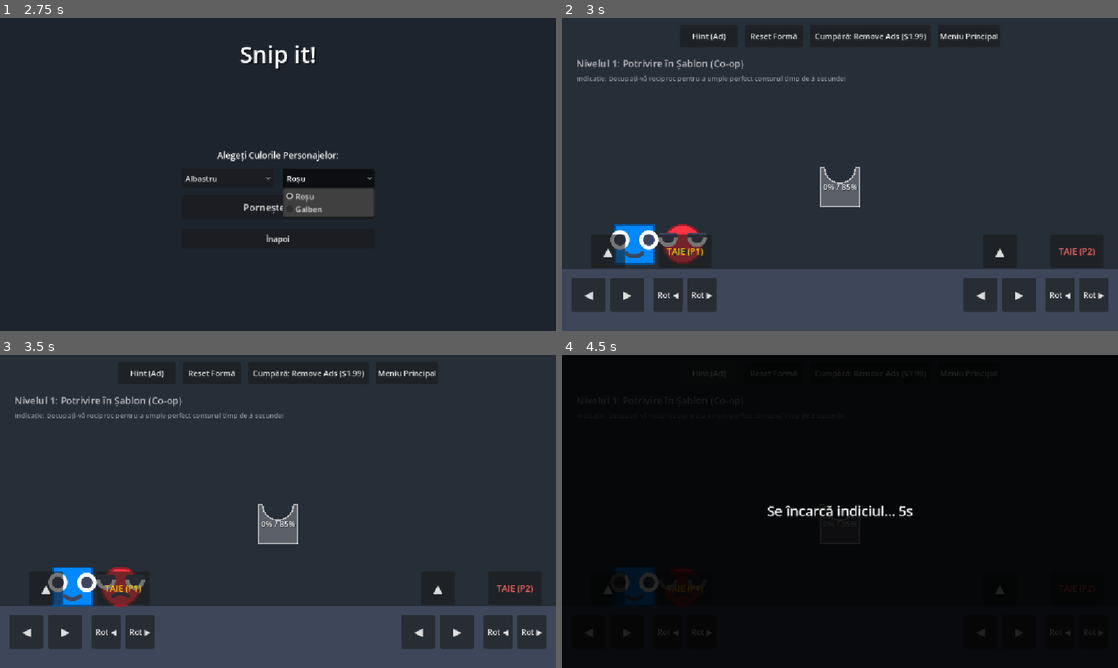
Above: before the commit, frames 1-4 (two rows, left to right).
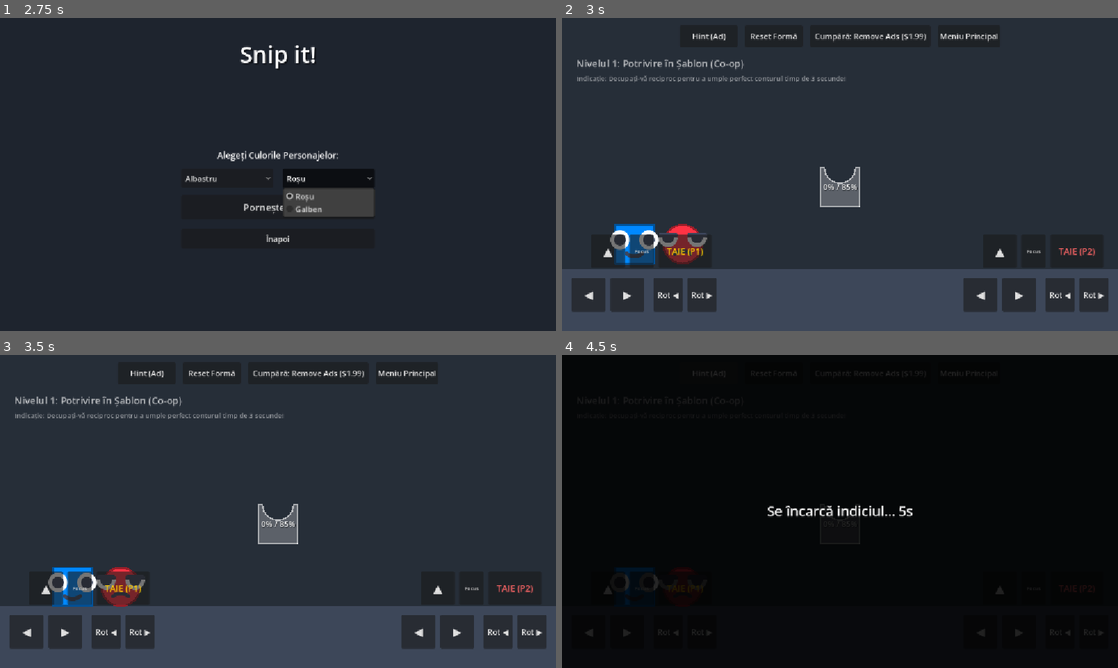
Above: after the commit, the same moments.

Repository: notfresh11/Snip-it-
Game: Godot game, scene res://src/ui/LobbyMenu.tscn
The game is run twice, just before and just after one commit, with the same random seed, the same clock (stepped at 60 frames per second) and the same inputs.
Inputs (mouse positions are in pixels of both pictures, inside the frame that each line leads up to):
- Up to frame 1 (2.75 s): click "Local Co-op (1 Ecran)" at 0.5 s; click "Albastru" at 1.25 s; click "Roșu" at 2 s
- Up to frame 2 (3 s): click "Pornește Jocul!" at 2.75 s
- Up to frame 3 (3.5 s): no input
- Up to frame 4 (4.5 s): click (639, 589) at 3.5 s, where only the run after the commit has a clickable "Focus"; click "Hint (Ad)" at 4.25 s

Frame 1 is identical in both runs. In frame 2, 0.5% of the frame differs, in the area x 12-87%, y 69-79%; in frame 3, 0.5%, in the area x 12-87%, y 69-80%; in frame 4, less than 0.1%.

Commit message:
Feature: Implement hold-to-Focus collision toggle, real-time overlap highlighter, dynamic 'Square bitten by Circle' Level 1 stencil, fix LAN peer authority issues, and add virtual HUD Focus buttons.
Co-authored-by: notfresh11 <214822233+notfresh11@users.noreply.github.com>

Diff:
--- a/project.godot
+++ b/project.godot
@@ -110,6 +110,16 @@
 "events": [Object(InputEventKey,"resource_local_to_scene":false,"resource_name":"","device":-1,"window_id":0,"alt_press …(198 unchanged characters)…
 ]
 }
+p1_focus={
+"deadzone": 0.5,
+"events": [Object(InputEventKey,"resource_local_to_scene":false,"resource_name":"","device":-1,"window_id":0,"alt_pressed":false,"shift_pressed":false,"meta_pressed":false,"command_pressed":false,"pressed":false,"keycode":0,"physical_keycode":4194325,"key_label":0,"unicode":0,"location":0,"echo":false,"script":null)
+]
+}
+p2_focus={
+"deadzone": 0.5,
+"events": [Object(InputEventKey,"resource_local_to_scene":false,"resource_name":"","device":-1,"window_id":0,"alt_pressed":false,"shift_pressed":false,"meta_pressed":false,"command_pressed":false,"pressed":false,"keycode":0,"physical_keycode":4194326,"key_label":0,"unicode":0,"location":0,"echo":false,"script":null)
+]
+}
 
 [physics]
 
--- a/src/levels/BaseLevel.gd
+++ b/src/levels/BaseLevel.gd
@@ -74,12 +74,16 @@
 		# Host controlează Player1, Client controlează Player2
 		player1.set_multiplayer_authority(1) # Host-ul este mereu 1
 
-		# Găsim id-ul peer-ului conectat (Clientul)
-		var peers = multiplayer.get_peers()
-		if peers.size() > 0:
-			player2.set_multiplayer_authority(peers[0])
+		if multiplayer.is_server():
+			# Pe Host, Player 2 aparține primului client conectat
+			var peers = multiplayer.get_peers()
+			if peers.size() > 0:
+				player2.set_multiplayer_authority(peers[0])
+			else:
+				player2.set_multiplayer_authority(1) # fallback
 		else:
-			player2.set_multiplayer_authority(1) # fallback
+			# Pe Client, Player 2 aparține propriei instanțe a clientului
+			player2.set_multiplayer_authority(multiplayer.get_unique_id())
 
 func get_player_script(type: String) -> Script:
 	match type:
--- a/src/players/BasePlayer.gd
+++ b/src/players/BasePlayer.gd
@@ -155,6 +155,21 @@
 	# Gestionare input
 	var prefix = "p1_" if player_id == 1 else "p2_"
 
+	# Gestionare Focus / Overlap Mode - Când ținem apăsat Focus (Shift), pierdem coliziunea cu celălalt jucător ca să îl putem suprapune și tăia
+	var is_focusing = Input.is_action_pressed(prefix + "focus")
+	if player_id == 1:
+		collision_layer = 2
+		if is_focusing:
+			collision_mask = 1 + 8 # Mediul (1) + Bile (8) - fără Player 2 (4)
+		else:
+			collision_mask = 1 + 4 + 8 # Mediul (1) + Player 2 (4) + Bile (8)
+	else:
+		collision_layer = 4
+		if is_focusing:
+			collision_mask = 1 + 8 # Mediul (1) + Bile (8) - fără Player 1 (2)
+		else:
+			collision_mask = 1 + 2 + 8 # Mediul (1) + Player 1 (2) + Bile (8)
+
 	# Mișcare stânga/dreapta
 	var direction = Input.get_axis(prefix + "left", prefix + "right")
 	if direction != 0:
--- a/src/ui/HUD.gd
+++ b/src/ui/HUD.gd
@@ -50,6 +50,8 @@
 	$P1Controls/BtnRotLeft.button_up.connect(func(): Input.action_release("p1_rotate_left"))
 	$P1Controls/BtnRotRight.button_down.connect(func(): Input.action_press("p1_rotate_right"))
 	$P1Controls/BtnRotRight.button_up.connect(func(): Input.action_release("p1_rotate_right"))
+	$P1Controls/BtnFocus.button_down.connect(func(): Input.action_press("p1_focus"))
+	$P1Controls/BtnFocus.button_up.connect(func(): Input.action_release("p1_focus"))
 
 	# Conectare butoane virtuale de control pentru P2
 	$P2Controls/BtnLeft.button_down.connect(func(): Input.action_press("p2_left"))
@@ -62,6 +64,8 @@
 	$P2Controls/BtnRotLeft.button_up.connect(func(): Input.action_release("p2_rotate_left"))
 	$P2Controls/BtnRotRight.button_down.connect(func(): Input.action_press("p2_rotate_right"))
 	$P2Controls/BtnRotRight.button_up.connect(func(): Input.action_release("p2_rotate_right"))
+	$P2Controls/BtnFocus.button_down.connect(func(): Input.action_press("p2_focus"))
+	$P2Controls/BtnFocus.button_up.connect(func(): Input.action_release("p2_focus"))
 
 	_on_remove_ads_status_changed()
 
--- a/src/ui/HUD.tscn
+++ b/src/ui/HUD.tscn
@@ -99,6 +99,15 @@
 theme_override_colors/font_color = Color(1, 0.8, 0, 1)
 theme_override_font_sizes/font_size = 18
 text = "TAIE (P1)"
+
+[node name="BtnFocus" type="Button" parent="P1Controls"]
+layout_mode = 0
+offset_left = 120.0
+offset_top = 20.0
+offset_right = 170.0
+offset_bottom = 90.0
+theme_override_font_sizes/font_size = 10
+text = "Focus"
 
 [node name="P2Controls" type="Control" parent="."]
 layout_mode = 1
@@ -165,6 +174,15 @@
 theme_override_colors/font_color = Color(1, 0.4, 0.4, 1)
 theme_override_font_sizes/font_size = 18
 text = "TAIE (P2)"
+
+[node name="BtnFocus" type="Button" parent="P2Controls"]
+layout_mode = 0
+offset_left = 120.0
+offset_top = 20.0
+offset_right = 170.0
+offset_bottom = 90.0
+theme_override_font_sizes/font_size = 10
+text = "Focus"
 
 [node name="AdOverlay" type="ColorRect" parent="."]
 visible = false
